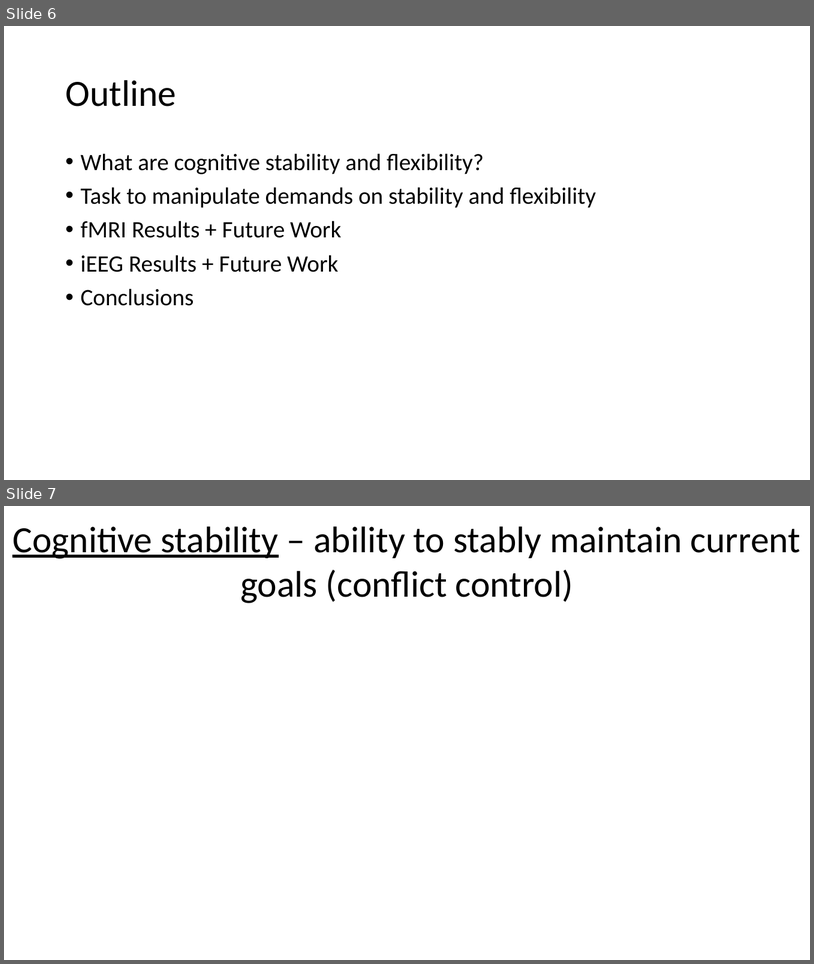
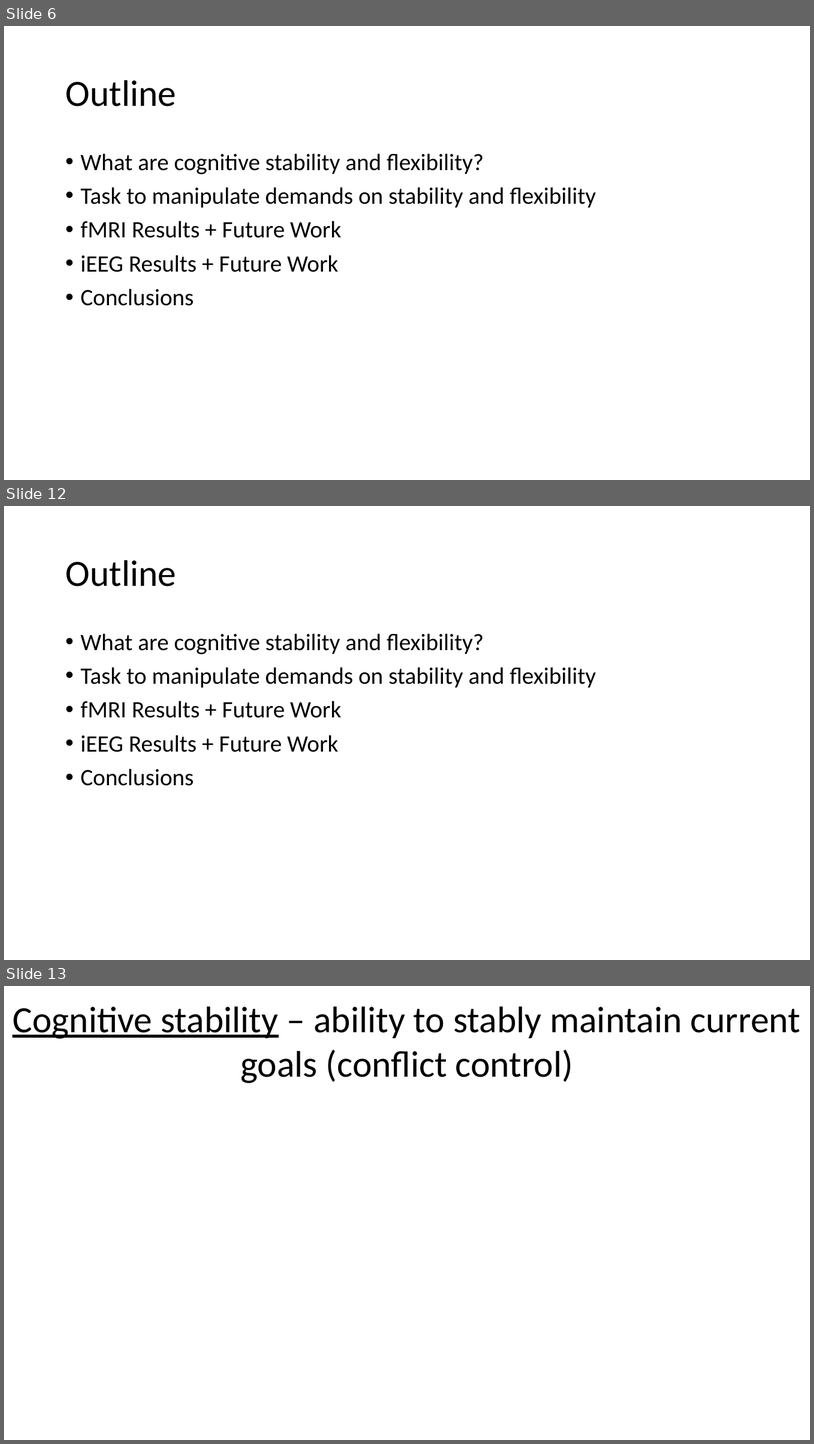
Before and after one commit to jimzhang629/third_year_talk, a slide deck: thirdYearTalk_JZ1.pptx. Shown one above the other, each under a label of ours: slides 6 and 7 before the commit, slides 6, 12 and 13 after it; the slides between them are not shown. The pictures are 814x964 and 814x1444 pixels, drawn with LibreOffice and Linux fonts; fonts in the diff are those of the drawing. Boxes give left, top, right and bottom in pixels: in the first picture for what was removed or moved away, otherwise in the second. Text is boxed around its words. In the diff, an @@ line names an element or a change of style, - is before the commit and + after.

```diff
--- a/thirdYearTalk_JZ1.pptx
+++ b/thirdYearTalk_JZ1.pptx
@@ slide 12 added at [4, 506, 810, 960], background #FFFFFF @@
@@ title added at [65, 560, 176, 586], 44 pt, text #000000 @@
+Outline
@@ text added at [81, 633, 596, 786], 28 pt, text #000000 @@
+• What are cognitive stability and flexibility?
+• Task to manipulate demands on stability and flexibility
+• fMRI Results + Future Work
+• iEEG Results + Future Work
+• Conclusions
@@ what was slide 7 is now slide 13 @@
```
Also in this commit, not shown: 10 other slides added.
